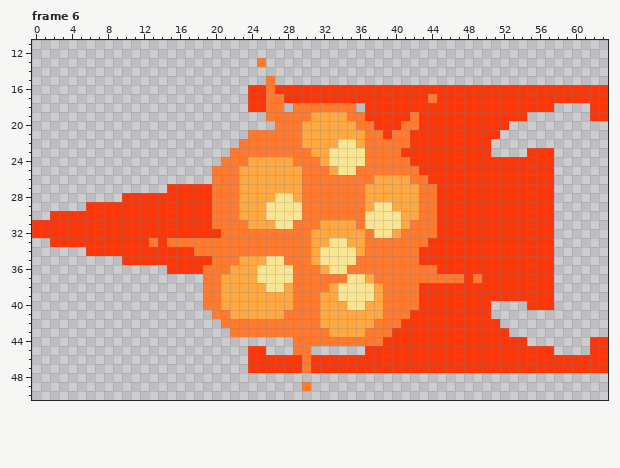
File history of a pixel-art file, assets/explosion.aseprite. The picture above was drawn from the file before the commit.
64x64 pixels, 11 frames. Colours within 5 levels of each other are drawn and written as one. Shown: frame 6: x 0..63, y 11..50. The commit also changed other frames, which this record leaves out.
New version:
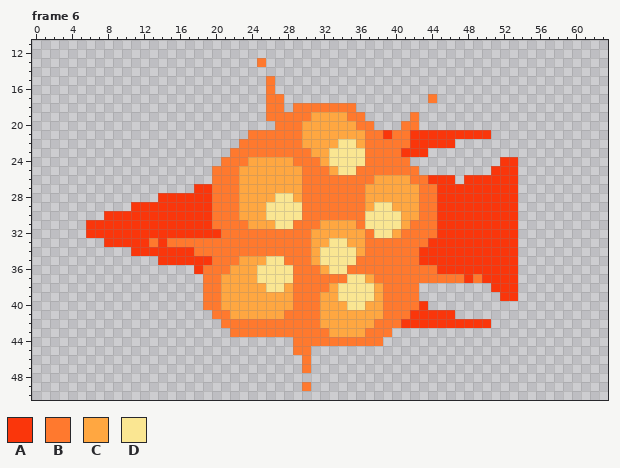
Palette (. is transparent): A #fa360b  B #ff792e  C #ffa741  D #fae692
Change:
layer "Layer 4" removed
Frame 6:
The author cleared colour A in row 16 at x 24 to 25 and 27 to 63; in row 17 at x 24 to 25, 28 to 43 and 45 to 63; in row 18 at x 24 to 25, 37 to 57 and 62 to 63; in row 19 at x 37 to 41, 43 to 54 and 62 to 63; in row 20 at x 38 to 40 and 43 to 52; in row 21 at x 51.
The author cleared colour A in row 22 at x 47 to 50; in row 23 at x 44 to 50 and 55 to 57; in row 24 at x 42 to 51 and 54 to 57; in row 25 at x 43 to 50 and 54 to 57; in row 26 at x 47 and 54 to 57; in row 27 at x 15 to 17 and 54 to 57.
The author cleared colour A in row 28 at x 10 to 13 and 54 to 57; in row 29 at x 6 to 10 and 54 to 57; in row 30 at x 2 to 7 and 54 to 57; in rows 31 to 32 at x 0 to 5 and 54 to 57; in row 33 at x 2 to 7 and 54 to 57; in row 34 at x 6 to 10 and 54 to 57.
The author cleared colour A in row 35 at x 10 to 13 and 54 to 57; in row 36 at x 15 to 17 and 54 to 57; in row 37 at x 54 to 57; in row 38 at x 43 to 50 and 54 to 57; in row 39 at x 43 to 51 and 54 to 57; in row 40 at x 44 to 50 and 55 to 57.
The author cleared colour A in row 41 at x 47 to 50; in row 42 at x 51; in row 43 at x 40 to 52; in row 44 at x 39 to 54 and 62 to 63; in row 45 at x 24 to 25, 37 to 57 and 62 to 63; in rows 46 to 47 at x 24 to 29 and 31 to 63.
Boxes around the changes in both pictures, in picture pixels (x1, y1, x2, y2):
erased: (248, 85, 608, 373)
erased: (32, 184, 194, 274)
